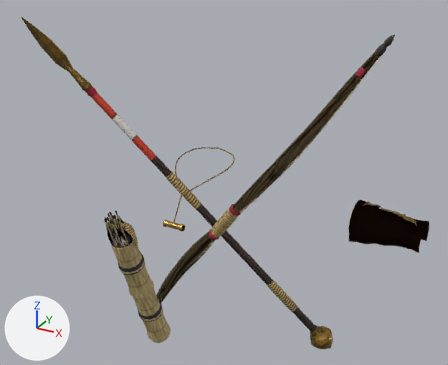
A saved change to the glTF model public/models/armory/stowkit.glb.
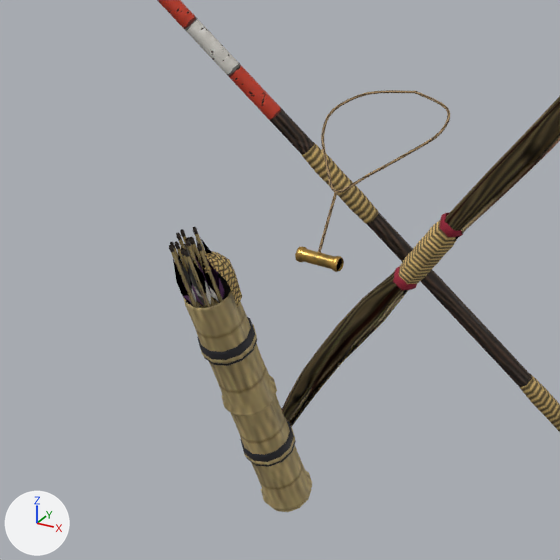
There are two pictures of each version: one whole from a camera (50 mm lens) standing at (0.821, -1.34, 2.143) and looking at (-0.038, 0.221, 1.362), one close up on the part from 6% to 64% of the width and 29% to 100% of the height. Arrows for +X, +Y and +Z are at lower left; the lights stay in place. The last two pictures show the newer version. Vertices at exactly the same position are counted once.

The first close-up shows 'StowKit'.
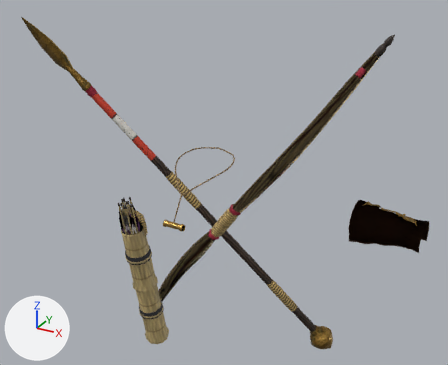
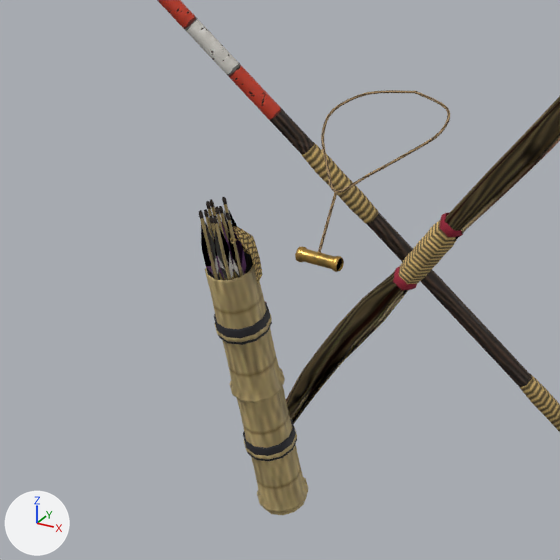
What differs and where, as boxes (x1, y1, x2, y2) in the close-ups (560 x 560 px; the box of a moved part takes in the faces that stretch with it):
'StowKit', reshaped: before (157, 0, 560, 512); after (157, 0, 560, 515)
part 1 of me_stowkit, moved or reshaped: before (183, 274, 312, 512); after (205, 252, 308, 515)
part 2 of me_stowkit, moved or reshaped: before (191, 251, 242, 308); after (219, 225, 262, 284)
part 3 of me_stowkit, moved or reshaped: before (240, 420, 296, 467); after (243, 419, 297, 461)
part 4 of me_stowkit, moved or reshaped: before (197, 317, 257, 366); after (214, 302, 272, 345)
part 5 of me_stowkit, moved or reshaped: before (188, 246, 215, 306); after (217, 214, 235, 279)
part 6 of me_stowkit, moved or reshaped: before (185, 239, 191, 247); after (215, 206, 220, 215)
part 7 of me_stowkit, moved or reshaped: before (193, 253, 212, 297); after (221, 222, 234, 271)
part 8 of me_stowkit, moved or reshaped: before (187, 256, 210, 308); after (215, 223, 231, 280)
part 9 of me_stowkit, moved or reshaped: before (184, 249, 190, 257); after (213, 216, 218, 224)
part 10 of me_stowkit, moved or reshaped: before (188, 262, 206, 306); after (215, 229, 227, 279)
part 11 of me_stowkit, moved or reshaped: before (192, 260, 211, 304); after (220, 230, 233, 278)
part 12 of me_stowkit, moved or reshaped: before (183, 255, 207, 308); after (211, 223, 227, 280)
part 13 of me_stowkit, moved or reshaped: before (181, 248, 185, 256); after (209, 216, 214, 224)
part 14 of me_stowkit, moved or reshaped: before (185, 261, 204, 307); after (213, 233, 225, 280)
part 15 of me_stowkit, moved or reshaped: before (171, 251, 198, 308); after (200, 218, 218, 280)
part 16 of me_stowkit, moved or reshaped: before (169, 245, 174, 252); after (198, 211, 203, 219)
part 17 of me_stowkit, moved or reshaped: before (173, 259, 191, 303); after (201, 226, 214, 276)
part 18 of me_stowkit, moved or reshaped: before (177, 257, 197, 302); after (205, 224, 219, 275)
part 19 of me_stowkit, moved or reshaped: before (170, 227, 224, 302); after (200, 197, 246, 277)
part 20 of me_stowkit, moved or reshaped: before (174, 234, 223, 308); after (203, 204, 243, 280)

What changed in the scene script:
```text
Change me_stowkit:
    where me_stowkit.from_pydata(...)  # 2345 vertices, 3753 faces; spans x -0.564..0.608, y -0.132..0.528, z 0.635..1.864
    me_stowkit part 1: the loose piece of 289 vertices spanning x -0.361..-0.269, y 0.01..0.262, z 0.667..1.182 is turned -8 degrees about the x axis through its middle, then moved by (-0.007, 0.03, 0.0)
    me_stowkit part 2: the loose piece of 42 vertices spanning x -0.362..-0.268, y 0.012..0.097, z 1.147..1.239 is turned -8 degrees about the x axis through its middle, then moved by (-0.007, 0.068, 0.009)
    me_stowkit part 3: the loose piece of 48 vertices spanning x -0.359..-0.271, y 0.127..0.219, z 0.793..0.851 is turned -8 degrees about the x axis through its middle, then moved by (-0.007, 0.015, -0.004)
    me_stowkit part 4: the loose piece of 48 vertices spanning x -0.359..-0.271, y 0.038..0.13, z 1.037..1.095 is turned -8 degrees about the x axis through its middle, then moved by (-0.007, 0.05, 0.006)
    me_stowkit part 5: the loose piece of 8 vertices spanning x -0.308..-0.301, y -0.005..0.124, z 0.929..1.27 is turned -8 degrees about the x axis through its middle, then moved by (-0.007, 0.055, 0.009)
    me_stowkit part 6: the loose piece of 12 vertices spanning x -0.309..-0.3, y -0.008..0.001, z 1.268..1.28 is moved by (-0.007, 0.08, 0.016)
    me_stowkit part 7: the loose piece of 7 vertices spanning x -0.301..-0.292, y 0.0..0.034, z 1.167..1.259 is scaled about its middle by (1, 0.609, 1.04), then moved by (-0.007, 0.071, 0.014)
    me_stowkit part 8: the loose piece of 8 vertices spanning x -0.303..-0.297, y -0.015..0.112, z 0.925..1.259 is turned -8 degrees about the x axis through its middle, then moved by (-0.007, 0.054, 0.01)
    me_stowkit part 9: the loose piece of 12 vertices spanning x -0.304..-0.296, y -0.018..-0.008, z 1.257..1.269 is turned -8.2 degrees about the x axis through its middle, then moved by (-0.007, 0.078, 0.017)
    me_stowkit part 10: the loose piece of 7 vertices spanning x -0.312..-0.303, y -0.009..0.024, z 1.156..1.248 is scaled about its middle by (1, 0.611, 1.04), then moved by (-0.007, 0.07, 0.015)
    me_stowkit part 11: the loose piece of 7 vertices spanning x -0.299..-0.296, y -0.005..0.03, z 1.157..1.25 is multiplied about its middle by the matrix ((1.0, -0.006, -0.002), (0.006, 0.99, 0.138), (0.001, -0.138, 0.99)), then moved by (-0.007, 0.07, 0.014)
    me_stowkit part 12: the loose piece of 8 vertices spanning x -0.316..-0.309, y -0.008..0.117, z 0.927..1.254 is turned -8 degrees about the x axis through its middle, then moved by (-0.007, 0.054, 0.01)
    me_stowkit part 13: the loose piece of 12 vertices spanning x -0.317..-0.308, y -0.011..-0.001, z 1.252..1.264 is moved by (-0.007, 0.078, 0.016)
    me_stowkit part 14: the loose piece of 7 vertices spanning x -0.312..-0.31, y -0.004..0.029, z 1.15..1.243 is turned -8 degrees about the x axis through its middle, then moved by (-0.007, 0.069, 0.014)
    me_stowkit part 15: the loose piece of 8 vertices spanning x -0.325..-0.318, y -0.022..0.108, z 0.923..1.264 is turned -8 degrees about the x axis through its middle, then moved by (-0.007, 0.054, 0.011)
    me_stowkit part 16: the loose piece of 12 vertices spanning x -0.326..-0.317, y -0.025..-0.015, z 1.262..1.274 is moved by (-0.007, 0.079, 0.018)
    me_stowkit part 17: the loose piece of 7 vertices spanning x -0.325..-0.322, y -0.018..0.015, z 1.16..1.252 is multiplied about its middle by the matrix ((1.0, -0.006, -0.002), (0.006, 0.99, 0.139), (0.002, -0.139, 0.99)), then moved by (-0.007, 0.07, 0.016)
    me_stowkit part 18: the loose piece of 7 vertices spanning x -0.318..-0.309, y -0.015..0.019, z 1.162..1.254 is scaled about its middle by (1, 0.612, 1.04), then moved by (-0.007, 0.071, 0.016)
    me_stowkit part 19: 297 of the vertices in x -0.349..-0.281, y -0.01..0.063, z 1.153..1.288 are turned -8 degrees about the x axis through their middle, then moved by (-0.007, 0.056, 0.007)
    me_stowkit part 20: 32 of the vertices in x -0.34..-0.29, y 0.114..0.147, z 0.928..0.94 are turned -8 degrees about the x axis through their middle, then moved by (-0.007, 0.056, 0.007)
```
